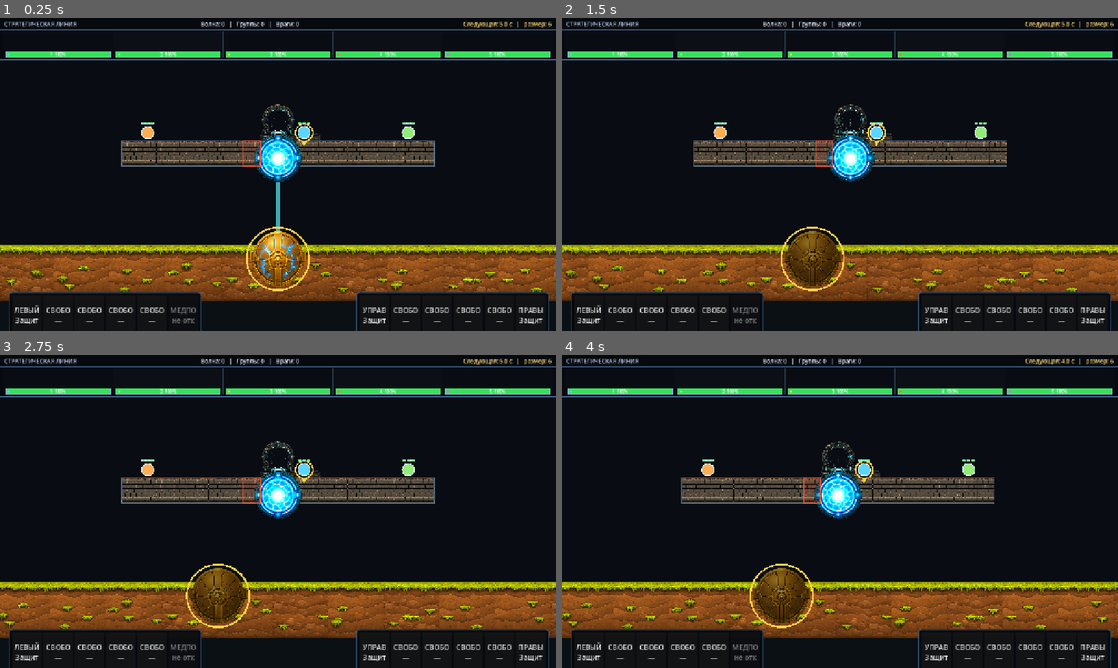
Above: before the commit, frames 1-4 (two rows, left to right).
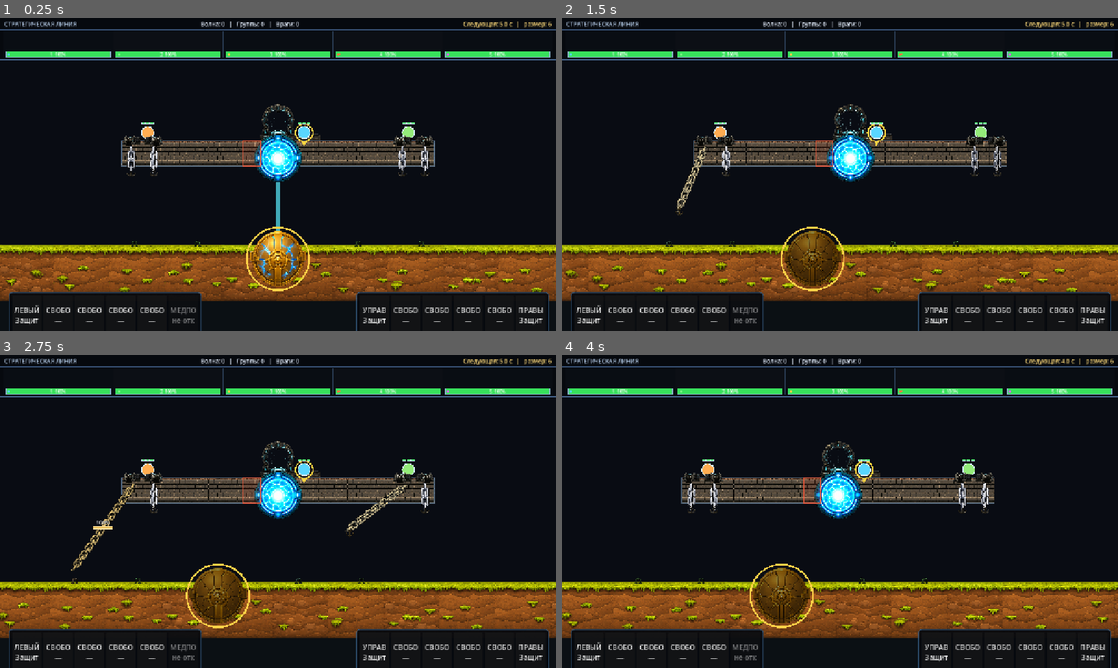
Above: after the commit, the same moments.

Repository: bageus/GloryProtect
Game: Godot game, scene res://scenes/game/game_root_with_flyers.tscn
The game is run twice, just before and just after one commit, with the same random seed, the same clock (stepped at 60 frames per second) and the same inputs.
Inputs (mouse positions are in pixels of both pictures, inside the frame that each line leads up to):
- Up to frame 1 (0.25 s): no input
- Up to frame 2 (1.5 s): tap Enter (ui_accept) at 0.5, 0.77 s; move the mouse to (962, 158) at 0.52 s; hold Right (ui_right) 0.53-1.25 s; tap 1 at 0.6 s; click (962, 158) at 0.67 s; drag from (728, 190) to (812, 237) at 1.27 s
- Up to frame 3 (2.75 s): move the mouse to (333, 442) at 2.02 s; hold Right (ui_right) from 2.03 s (still down); tap 3 at 2.1 s
- Up to frame 4 (4 s): release Right (ui_right) at 2.75 s; drag from (812, 574) to (673, 464) at 2.77 s; move the mouse to (1006, 558) at 3.52 s; hold Left (ui_left) from 3.53 s (still down); tap R at 3.6 s; tap Enter (ui_accept) at 3.77 s

The runs differ from the first frame. In frame 1, 0.7% of the frame differs, in the area x 22-78%, y 37-74%; in frame 2, 0.8%; in frame 3, 1.1%, in the area x 12-78%, y 37-74%; in frame 4, 0.7%.
Error before the commit: Parse Error: Preload file "res://visual/tiles/tile_chain.png" does not exist. (res://scripts/anchors/anchor_visual_controller.gd:4)

Commit message:
Use overlapping cropped chain tiles

Diff:
--- a/scripts/anchors/anchor_visual_controller.gd
+++ b/scripts/anchors/anchor_visual_controller.gd
@@ -1,18 +1,26 @@
 class_name AnchorVisualController
 extends Node2D
 
-const CHAIN_TEXTURE: Texture2D = preload("res://visual/tiles/tile_chain.png")
-const CLAMP_TEXTURE: Texture2D = preload("res://visual/objects/asset_object_clamp.png")
-const WINCH_TEXTURE: Texture2D = preload("res://visual/objects/asset_object_winch_post.png")
-const ANCHOR_TEXTURE: Texture2D = preload("res://visual/objects/asset_object_anchor.png")
-const CHAIN_LINK_SIZE := Vector2(46.0, 46.0)
-const CHAIN_LINK_SPACING := 23.0
+const CHAIN_TEXTURE: Texture2D = preload(
+	"res://visual/tiles/tile_chain_base_01.png"
+)
+const CLAMP_TEXTURE: Texture2D = preload(
+	"res://visual/objects/asset_object_clamp.png"
+)
+const WINCH_TEXTURE: Texture2D = preload(
+	"res://visual/objects/asset_object_winch_post.png"
+)
+const ANCHOR_TEXTURE: Texture2D = preload(
+	"res://visual/objects/asset_object_anchor.png"
+)
 const CHAIN_BACKING_WIDTH := 7.0
 const CHAIN_BRIGHTEN_AMOUNT := 0.18
-const ALPHA_CROP_THRESHOLD := 0.08
 
 @export_group("Anchor Assets")
 @export_range(0.05, 0.5, 0.01) var object_asset_scale := 0.24
+@export_range(8.0, 128.0, 1.0) var chain_tile_height := 46.0
+@export_range(0.0, 0.9, 0.01) var chain_tile_overlap_ratio := 0.5
+@export_range(0.0, 1.0, 0.01) var alpha_crop_threshold := 0.08
 @export var clamp_ground_offset := Vector2(0.0, 4.0)
 @export var clamp_chain_connection_offset := Vector2(0.0, -34.0)
 @export var stowed_chain_length := 40.0
@@ -30,24 +38,46 @@
 var _winch_source_rect: Rect2
 var _anchor_source_rect: Rect2
 
+
 func _ready() -> void:
 	z_index = 2
-	_chain_source_rect = _get_alpha_bounds(CHAIN_TEXTURE)
-	_clamp_source_rect = _get_alpha_bounds(CLAMP_TEXTURE)
-	_winch_source_rect = _get_alpha_bounds(WINCH_TEXTURE)
-	_anchor_source_rect = _get_alpha_bounds(ANCHOR_TEXTURE)
-
-func configure(store: AnchorRuntimeStore, geometry: AnchorGeometry, balance: AnchorBalance, is_operator_available: Callable, is_simulation_active: Callable) -> void:
+	_chain_source_rect = TextureRegionLayout.get_alpha_bounds(
+		CHAIN_TEXTURE,
+		alpha_crop_threshold
+	)
+	_clamp_source_rect = TextureRegionLayout.get_alpha_bounds(
+		CLAMP_TEXTURE,
+		alpha_crop_threshold
+	)
+	_winch_source_rect = TextureRegionLayout.get_alpha_bounds(
+		WINCH_TEXTURE,
+		alpha_crop_threshold
+	)
+	_anchor_source_rect = TextureRegionLayout.get_alpha_bounds(
+		ANCHOR_TEXTURE,
+		alpha_crop_threshold
+	)
+
+
+func configure(
+	store: AnchorRuntimeStore,
+	geometry: AnchorGeometry,
+	balance: AnchorBalance,
+	is_operator_available: Callable,
+	is_simulation_active: Callable
+) -> void:
 	_store = store
 	_geometry = geometry
 	_balance = balance
 	_is_operator_available = is_operator_available
 	_is_simulation_active = is_simulation_active
 
+
 func _process(delta: float) -> void:
 	if _is_simulation_active.is_valid() and bool(_is_simulation_active.call()):
 		_warning_elapsed += maxf(0.0, delta)
 	queue_redraw()
+
 
 func _draw() -> void:
 	if _store == null:
@@ -56,9 +86,14 @@
 		_draw_anchor(anchor)
 	_draw_winch_posts()
 
+
 func _draw_winch_posts() -> void:
 	for anchor_id: int in range(4):
-		var side := AnchorRuntime.Side.LEFT if anchor_id < 2 else AnchorRuntime.Side.RIGHT
+		var side := (
+			AnchorRuntime.Side.LEFT
+			if anchor_id < 2
+			else AnchorRuntime.Side.RIGHT
+		)
 		var mirrored := anchor_id == 1 or anchor_id == 3
 		_draw_winch(
 			_get_winch_center(anchor_id),
@@ -66,14 +101,24 @@
 			bool(_is_operator_available.call(side))
 		)
 
-func _draw_winch(center: Vector2, mirrored: bool, operator_available: bool) -> void:
-	var tint := Color.WHITE if operator_available else Color(0.52, 0.55, 0.58, 1.0)
+
+func _draw_winch(
+	center: Vector2,
+	mirrored: bool,
+	operator_available: bool
+) -> void:
+	var tint := (
+		Color.WHITE
+		if operator_available
+		else Color(0.52, 0.55, 0.58, 1.0)
+	)
 	var size := _winch_source_rect.size * object_asset_scale
 	var rect := Rect2(-size * 0.5, size)
 	var scale := Vector2(-1.0, 1.0) if mirrored else Vector2.ONE
 	draw_set_transform(center, 0.0, scale)
 	draw_texture_rect_region(WINCH_TEXTURE, rect, _winch_source_rect, tint)
 	draw_set_transform(Vector2.ZERO, 0.0, Vector2.ONE)
+
 
 func _draw_anchor(anchor: AnchorRuntime) -> void:
 	var start := _get_anchor_chain_start(anchor.anchor_id)
@@ -87,55 +132,105 @@
 		AnchorRuntime.State.INSTALLING:
 			_draw_installing_anchor(anchor, start)
 		AnchorRuntime.State.ATTACHED, AnchorRuntime.State.OVERLOADED:
-			_draw_attached_anchor(anchor, start, _geometry.get_runtime_ground_point(anchor))
+			_draw_attached_anchor(
+				anchor,
+				start,
+				_geometry.get_runtime_ground_point(anchor)
+			)
 		AnchorRuntime.State.RETURNING:
-			_draw_returning_anchor(anchor, start, _geometry.get_runtime_ground_point(anchor))
+			_draw_returning_anchor(
+				anchor,
+				start,
+				_geometry.get_runtime_ground_point(anchor)
+			)
+
 
 func _draw_stowed_anchor(anchor: AnchorRuntime, start: Vector2) -> void:
 	var top := start + Vector2(0.0, stowed_chain_length)
-	var tint := Color.WHITE if bool(_is_operator_available.call(anchor.side)) else Color(0.68, 0.7, 0.72, 1.0)
+	var tint := (
+		Color.WHITE
+		if bool(_is_operator_available.call(anchor.side))
+		else Color(0.68, 0.7, 0.72, 1.0)
+	)
 	_draw_chain_links(start, top, tint)
 	_draw_anchor_asset(top, tint)
+
 
 func _draw_available_clamp(anchor: AnchorRuntime) -> void:
 	if _geometry.get_current_installation_orb_id() < 0:
 		return
-	_draw_clamp(_geometry.get_current_silhouette_ground_point(anchor.anchor_id), _get_clamp_tint(anchor))
+	_draw_clamp(
+		_geometry.get_current_silhouette_ground_point(anchor.anchor_id),
+		_get_clamp_tint(anchor)
+	)
+
 
 func _draw_installing_anchor(anchor: AnchorRuntime, start: Vector2) -> void:
 	var ground := anchor.target_ground_point
 	var target := _get_clamp_connection_point(ground)
-	var ratio := clampf(anchor.operation_progress / maxf(_balance.install_duration, 0.01), 0.0, 1.0)
+	var ratio := clampf(
+		anchor.operation_progress / maxf(_balance.install_duration, 0.01),
+		0.0,
+		1.0
+	)
 	var top := start.lerp(target, ratio)
 	var tint := Color(0.92, 0.82, 0.55, 1.0)
 	_draw_clamp(ground, _get_clamp_tint(anchor))
 	_draw_chain_links(start, top, tint)
 	_draw_anchor_asset(top, tint)
 
-func _draw_attached_anchor(anchor: AnchorRuntime, start: Vector2, ground: Vector2) -> void:
+
+func _draw_attached_anchor(
+	anchor: AnchorRuntime,
+	start: Vector2,
+	ground: Vector2
+) -> void:
 	var ratio := _get_durability_ratio(anchor)
 	var color := Color(0.92, 0.75, 0.36)
 	if ratio <= _balance.rope_critical_ratio:
-		var pulse := 0.5 + 0.5 * sin(_warning_elapsed * _balance.rope_warning_pulse_speed)
-		color = Color(1.0, 0.08, 0.04).lerp(Color(1.0, 0.65, 0.12), pulse)
+		var pulse := 0.5 + 0.5 * sin(
+			_warning_elapsed * _balance.rope_warning_pulse_speed
+		)
+		color = Color(1.0, 0.08, 0.04).lerp(
+			Color(1.0, 0.65, 0.12),
+			pulse
+		)
 	elif ratio <= _balance.rope_damaged_ratio:
 		color = Color(1.0, 0.42, 0.08)
 	if anchor.state == AnchorRuntime.State.OVERLOADED:
-		var overload_pulse := 0.5 + 0.5 * sin(_warning_elapsed * _balance.rope_warning_pulse_speed * 1.4)
-		color = Color(1.0, 0.05, 0.03).lerp(Color(1.0, 0.35, 0.08), overload_pulse)
+		var overload_pulse := 0.5 + 0.5 * sin(
+			_warning_elapsed * _balance.rope_warning_pulse_speed * 1.4
+		)
+		color = Color(1.0, 0.05, 0.03).lerp(
+			Color(1.0, 0.35, 0.08),
+			overload_pulse
+		)
 	var target := _get_clamp_connection_point(ground)
 	_draw_clamp(ground, Color.WHITE)
 	_draw_chain_links(start, target, color)
 	_draw_durability_meter(start.lerp(target, 0.5), ratio, color)
 
-func _draw_returning_anchor(anchor: AnchorRuntime, start: Vector2, ground: Vector2) -> void:
-	var ratio := clampf(anchor.operation_progress / maxf(_balance.return_duration, 0.01), 0.0, 1.0)
+
+func _draw_returning_anchor(
+	anchor: AnchorRuntime,
+	start: Vector2,
+	ground: Vector2
+) -> void:
+	var ratio := clampf(
+		anchor.operation_progress / maxf(_balance.return_duration, 0.01),
+		0.0,
+		1.0
+	)
 	var source := _get_clamp_connection_point(ground)
-	var top := source.lerp(start + Vector2(0.0, stowed_chain_length), ratio)
+	var top := source.lerp(
+		start + Vector2(0.0, stowed_chain_length),
+		ratio
+	)
 	var color := Color(0.85, 0.76, 0.46)
 	_draw_clamp(ground, Color.WHITE)
 	_draw_chain_links(start, top, color)
 	_draw_anchor_asset(top, color.lightened(0.12))
+
 
 func _draw_chain_links(start: Vector2, finish: Vector2, tint: Color) -> void:
 	var segment := finish - start
@@ -143,10 +238,18 @@
 	if length <= 0.01:
 		return
 	var direction := segment / length
-	var count := maxi(1, ceili(length / CHAIN_LINK_SPACING))
+	var tile_size: Vector2 = TextureRegionLayout.fit_height(
+		_chain_source_rect.size,
+		chain_tile_height
+	)
+	var spacing: float = maxf(
+		tile_size.y * (1.0 - chain_tile_overlap_ratio),
+		1.0
+	)
+	var count := maxi(1, ceili(length / spacing))
 	var step := length / float(count)
 	var rotation := direction.angle() - PI * 0.5
-	var rect := Rect2(-CHAIN_LINK_SIZE * 0.5, CHAIN_LINK_SIZE)
+	var rect := Rect2(-tile_size * 0.5, tile_size)
 	var visible_tint := tint.lightened(CHAIN_BRIGHTEN_AMOUNT)
 	visible_tint.a = 1.0
 	var backing := visible_tint
@@ -155,8 +258,14 @@
 	for index: int in range(count):
 		var position := start + direction * (step * (float(index) + 0.5))
 		draw_set_transform(position, rotation, Vector2.ONE)
-		draw_texture_rect_region(CHAIN_TEXTURE, rect, _chain_source_rect, visible_tint)
+		draw_texture_rect_region(
+			CHAIN_TEXTURE,
+			rect,
+			_chain_source_rect,
+			visible_tint
+		)
 	draw_set_transform(Vector2.ZERO, 0.0, Vector2.ONE)
+
 
 func _draw_anchor_asset(top: Vector2, tint: Color) -> void:
 	var size := _anchor_source_rect.size * object_asset_scale
@@ -165,17 +274,24 @@
 	draw_texture_rect_region(ANCHOR_TEXTURE, rect, _anchor_source_rect, tint)
 	draw_set_transform(Vector2.ZERO, 0.0, Vector2.ONE)
 
+
 func _draw_clamp(ground: Vector2, tint: Color) -> void:
 	var size := _clamp_source_rect.size * object_asset_scale
 	var bottom := ground + clamp_ground_offset
 	var rect := Rect2(bottom + Vector2(-size.x * 0.5, -size.y), size)
 	draw_texture_rect_region(CLAMP_TEXTURE, rect, _clamp_source_rect, tint)
 
+
 func _get_winch_center(anchor_id: int) -> Vector2:
-	return _geometry.get_platform_attachment_world(anchor_id) + Vector2(0.0, winch_vertical_offset)
+	return (
+		_geometry.get_platform_attachment_world(anchor_id)
+		+ Vector2(0.0, winch_vertical_offset)
+	)
+
 
 func _get_anchor_chain_start(anchor_id: int) -> Vector2:
 	return _get_winch_center(anchor_id) + winch_chain_exit_offset
+
 
 func _get_clamp_tint(anchor: AnchorRuntime) -> Color:
 	if not bool(_is_operator_available.call(anchor.side)):
@@ -186,38 +302,41 @@
 		return Color(0.5, 0.88, 1.0, 0.96)
 	return Color(0.52, 1.0, 0.65, 0.9)
 
+
 func _get_clamp_connection_point(ground: Vector2) -> Vector2:
 	return ground + clamp_chain_connection_offset
 
-func _draw_durability_meter(center: Vector2, ratio: float, fill: Color) -> void:
+
+func _draw_durability_meter(
+	center: Vector2,
+	ratio: float,
+	fill: Color
+) -> void:
 	var size := Vector2(44.0, 6.0)
 	var rect := Rect2(center - size * 0.5, size)
 	draw_rect(rect.grow(2.0), Color(0.08, 0.06, 0.05, 0.9), true)
-	draw_rect(Rect2(rect.position, Vector2(size.x * ratio, size.y)), fill, true)
+	draw_rect(
+		Rect2(rect.position, Vector2(size.x * ratio, size.y)),
+		fill,
+		true
+	)
 	draw_rect(rect, Color(1.0, 0.92, 0.72, 0.8), false, 1.0)
-	draw_string(ThemeDB.fallback_font, center + Vector2(-16.0, -8.0), "%d%%" % roundi(ratio * 100.0), HORIZONTAL_ALIGNMENT_LEFT, -1.0, 12, Color.WHITE)
+	draw_string(
+		ThemeDB.fallback_font,
+		center + Vector2(-16.0, -8.0),
+		"%d%%" % roundi(ratio * 100.0),
+		HORIZONTAL_ALIGNMENT_LEFT,
+		-1.0,
+		12,
+		Color.WHITE
+	)
+
 
 func _get_durability_ratio(anchor: AnchorRuntime) -> float:
 	if _balance.rope_max_durability <= 0.0:
 		return 0.0
-	return clampf(anchor.rope_durability / _balance.rope_max_durability, 0.0, 1.0)
-
-func _get_alpha_bounds(texture: Texture2D) -> Rect2:
-	var image := texture.get_image()
-	if image == null or image.is_empty():
-		return Rect2(Vector2.ZERO, texture.get_size())
-	var min_x := image.get_width()
-	var min_y := image.get_height()
-	var max_x := -1
-	var max_y := -1
-	for y: int in range(image.get_height()):
-		for x: int in range(image.get_width()):
-			if image.get_pixel(x, y).a <= ALPHA_CROP_THRESHOLD:
-				continue
-			min_x = mini(min_x, x)
-			min_y = mini(min_y, y)
-			max_x = maxi(max_x, x)
-			max_y = maxi(max_y, y)
-	if max_x < min_x or max_y < min_y:
-		return Rect2(Vector2.ZERO, texture.get_size())
-	return Rect2(Vector2(float(min_x), float(min_y)), Vector2(float(max_x - min_x + 1), float(max_y - min_y + 1)))
+	return clampf(
+		anchor.rope_durability / _balance.rope_max_durability,
+		0.0,
+		1.0
+	)
